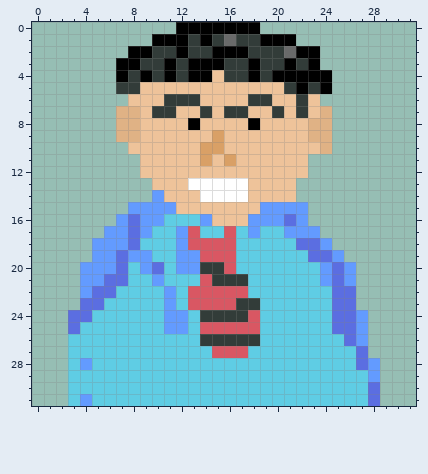
One commit to this pixel-art sprite: favicon.png. Above: the version before the commit.
The file is 256x256 pixels, drawn in blocks of 8x8; one block is one cell here.
Now the later version:
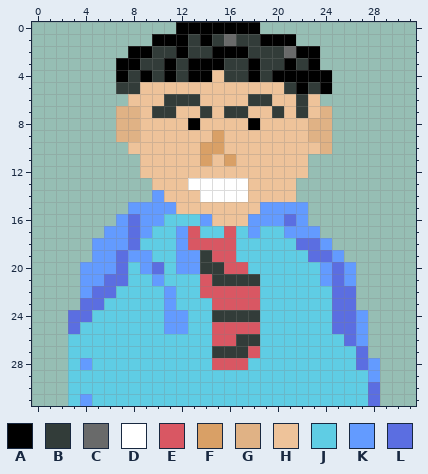
Palette (. is transparent): A #000000  B #323c39  C #696a6a  D #ffffff  E #d95763  F #d9a066  G #e0b285  H #eec39a  J #5fcde4  K #639bff  L #5b6ee1
What changed:
@@ x 11..20 @@
 18 JKEEEEJJJJ
-19 JKKEEEJJJJ
-20 JKKBBEJJJJ
-21 JJJEBBBJJJ
-22 KJEEEEEJJJ
-23 KJEEEEBBJJ
-24 KKJBBBBEJJ
-25 KKJEEEEEJJ
-26 JJJBBBBBJJ
-27 JJJJEEEJJJ
-28 JJJJJJJJJJ
+19 JKKBEEJJJJ
+20 JKKBBEEJJJ
+21 JJJEBBBBJJ
+22 KJJEEEEEJJ
+23 KJJJEEEEJJ
+24 KKJJBBBBJJ
+25 KKJJEEEEJJ
+26 JJJJEEBBJJ
+27 JJJJBBBEJJ
+28 JJJJEEEJJJ
 29 JJJJJJJJJJ
Changed places in both pictures, as pixel boxes (x1, y1, x2, y2):
changed: (188, 250, 260, 370)
